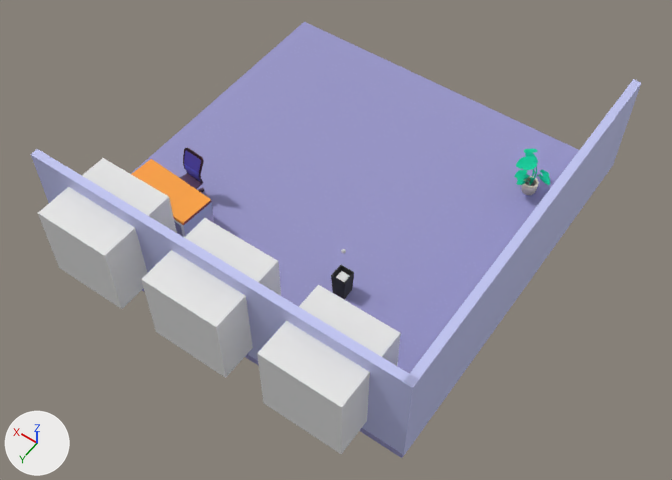
A saved change to the glTF model public/office.glb.
The view is the same before and after, from a 50 mm camera at (-8.78, 12.66, 17.99) aimed at (-0.76, 1.42, 0.34). Arrows for +X, +Y and +Z are at lower left; the lights stay in place. Objects named as collision shapes, trigger or cutter boxes, shadow casters or lower levels of detail are left out. Where no turn or scale is listed for an object, it has been applied to the vertices. Vertices at the same position are counted once.

Objects in the first picture: 'Cube.006', 'Ground', 'Sphere', 'Wall', 'Wall.001', 'Window', 'Window.001', 'Window.002'.
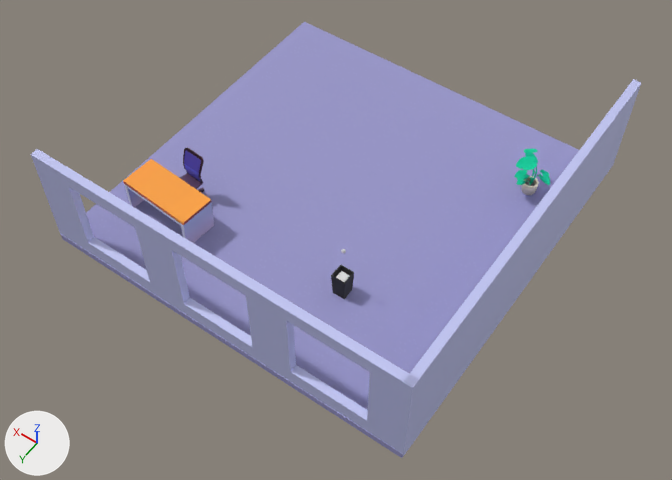
The edits, one by one:
me_cube_006 has 32 vertices, 72 faces and spans x -5.03..5.03, y -0.1..0.1, z -1.44..1.44.
me_cube_006 is used by ob_wall; location (0.0, 4.88, 1.39).
Part 1, on me_cube_006:
6 faces are deleted.
6 new faces join them.
Object 'Window' (ob_window) is deleted.
Object 'Window.001' (ob_window_001) is deleted.
Object 'Window.002' (ob_window_002) is deleted.

Location of each change, [x1, y1, x2, y2] in pixels of the pictures (672 x 480 px; the box of a moved part takes in the faces that stretch with it):
'Window', deleted
    before: [257, 285, 401, 454]
'Window.001', deleted
    before: [141, 218, 281, 378]
'Window.002', deleted
    before: [38, 158, 177, 309]
part 1 of me_cube_006, moved or reshaped (not visible before)
    after: [286, 321, 296, 371]
